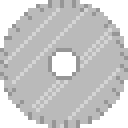
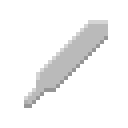
Layered file, before and after one edit (128 x 128). Changes by layer:
hid "sierraHierro" over [0, 0, 128, 128]
added layer "HojaEspada" above "Tira de hierro" over [24, 20, 108, 108]
